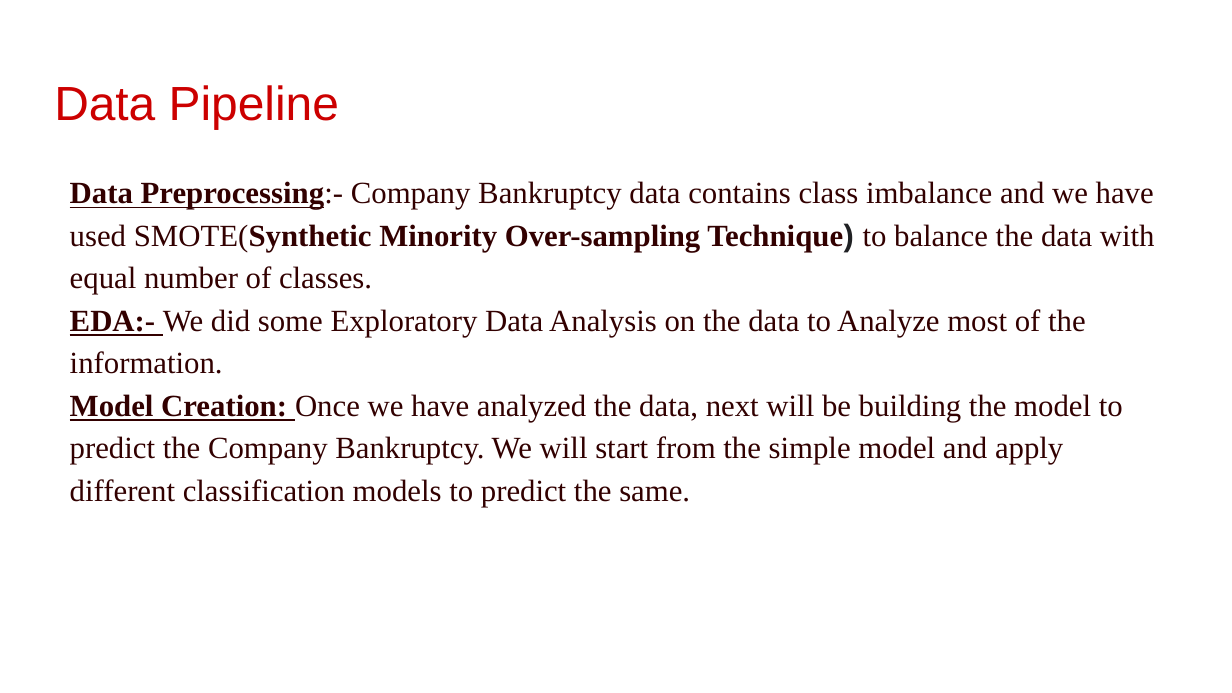
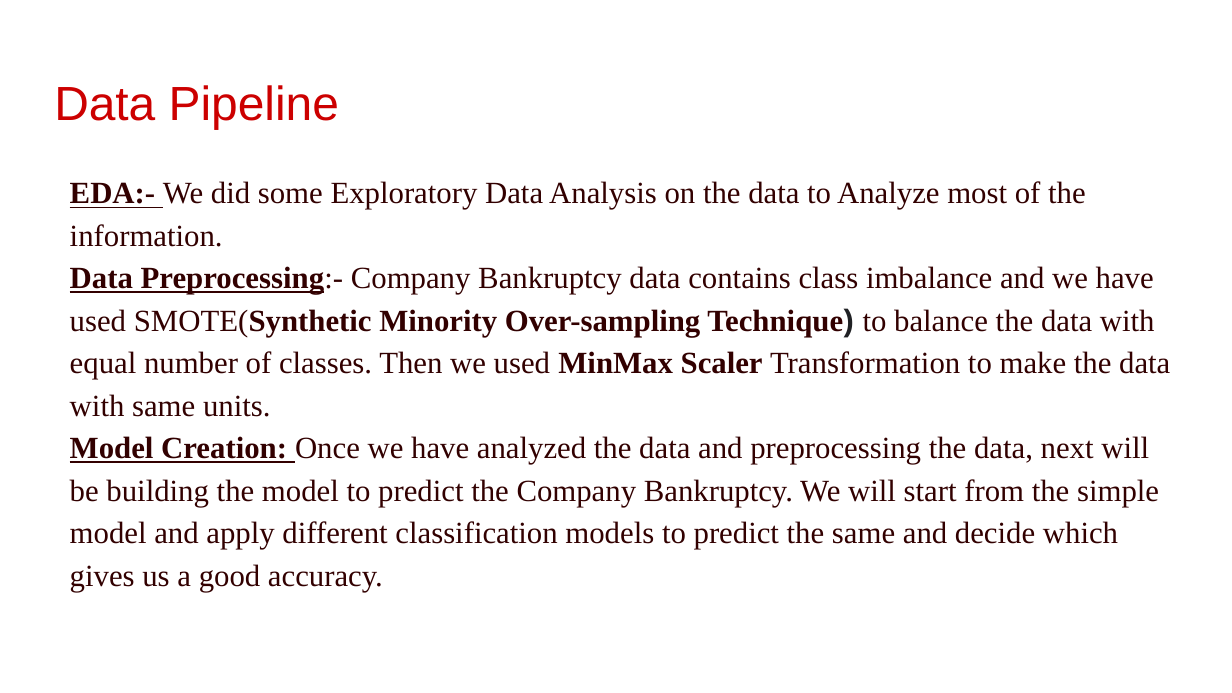
Before and after one commit to Thurab/Company_Bankruptcy_prediction_Classification_usecase, a slide deck: slide 4 of CapstoneProject_Company_Bankruptcy_prediction.pptx. Drawn at 1232x693 pixels with LibreOffice and Linux fonts; fonts in the diff are those of the drawing; background and template pictures are left out. Boxes give left, top, right and bottom in pixels: in the first picture for what was removed or moved away, otherwise in the second. Text is boxed around its words. In the diff, an @@ line names an element or a change of style, - is before the commit and + after.

```diff
--- a/CapstoneProject_Company_Bankruptcy_prediction.pptx
+++ b/CapstoneProject_Company_Bankruptcy_prediction.pptx
@@ text at [70,181,1155,294]: paragraph removed @@
-Data Preprocessing:- Company Bankruptcy data contains class imbalance and we have used SMOTE(Synthetic Minority Over-sampling Technique) to balance the data with equal number of classes.
@@ text at [70,266,1170,592]: text changed @@
-Model Creation: Once we have analyzed the data, next will be building the model to predict the Company Bankruptcy. We will start from the simple model and apply different classification models to predict the same.
+Data Preprocessing:- Company Bankruptcy data contains class imbalance and we have used SMOTE(Synthetic Minority Over-sampling Technique) to balance the data with equal number of classes. Then we used MinMax Scaler Transformation to make the data with same units.
+Model Creation: Once we have analyzed the data and preprocessing the data, next will be building the model to predict the Company Bankruptcy. We will start from the simple model and apply different classification models to predict the same and decide which gives us a good accuracy.
```
Also in this commit, not shown: 16 other slides changed, 6 slides added, 6 slides removed, 2 other files.
